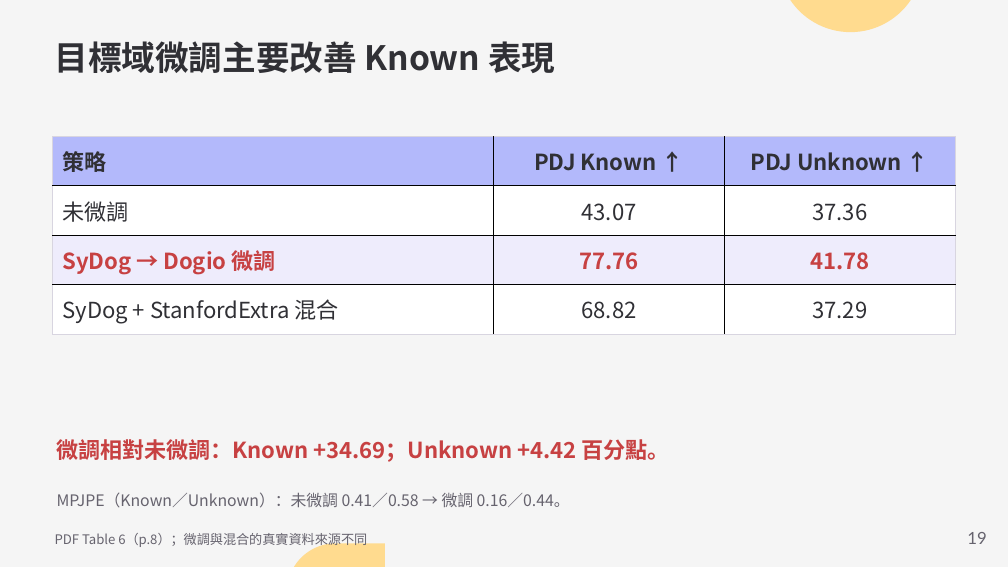
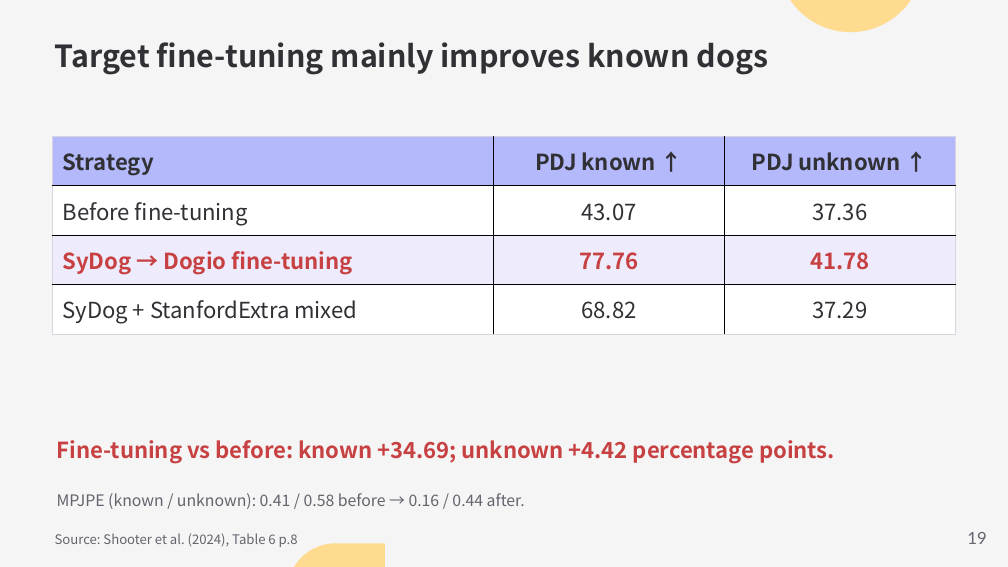
Before and after one commit to Funji713/presentation-design-pro, a slide deck: slide 19 of examples/sydog-video/SyDog-Video.pptx. Drawn at 1008x567 pixels with LibreOffice and Linux fonts; fonts in the diff are those of the drawing. Boxes give left, top, right and bottom in pixels: in the first picture for what was removed or moved away, otherwise in the second. Text is boxed around its words. In the diff, an @@ line names an element or a change of style, - is before the commit and + after.

```diff
--- a/examples/sydog-video/SyDog-Video.pptx
+++ b/examples/sydog-video/SyDog-Video.pptx
@@ text at (55,42,769,75): text changed; size 24 to 21.8 pt @@
-目標域微調主要改善 Known 表現
+Target fine-tuning mainly improves known dogs
@@ table at (52,136,956,334) @@
-row 1: 策略 | PDJ Known ↑ | PDJ Unknown ↑
+row 1: Strategy | PDJ known ↑ | PDJ unknown ↑
-row 2, column 1: 未微調
+row 2, column 1: Before fine-tuning
-row 3, column 1: SyDog → Dogio 微調
+row 3, column 1: SyDog → Dogio fine-tuning
-row 4, column 1: SyDog + StanfordExtra 混合
+row 4, column 1: SyDog + StanfordExtra mixed
@@ text at (57,440,835,464): text changed @@
-微調相對未微調：Known +34.69；Unknown +4.42 百分點。
+Fine-tuning vs before: known +34.69; unknown +4.42 percentage points.
@@ text at (57,493,525,509): text changed @@
-MPJPE（Known／Unknown）：未微調 0.41／0.58 → 微調 0.16／0.44。
+MPJPE (known / unknown): 0.41 / 0.58 before → 0.16 / 0.44 after.
@@ text at (55,533,298,547): text changed @@
-PDF Table 6（p.8）；微調與混合的真實資料來源不同
+Source: Shooter et al. (2024), Table 6 p.8
```
Also in this commit, not shown: 21 other slides changed, 9 slides added, 9 slides removed, 5 other files.
